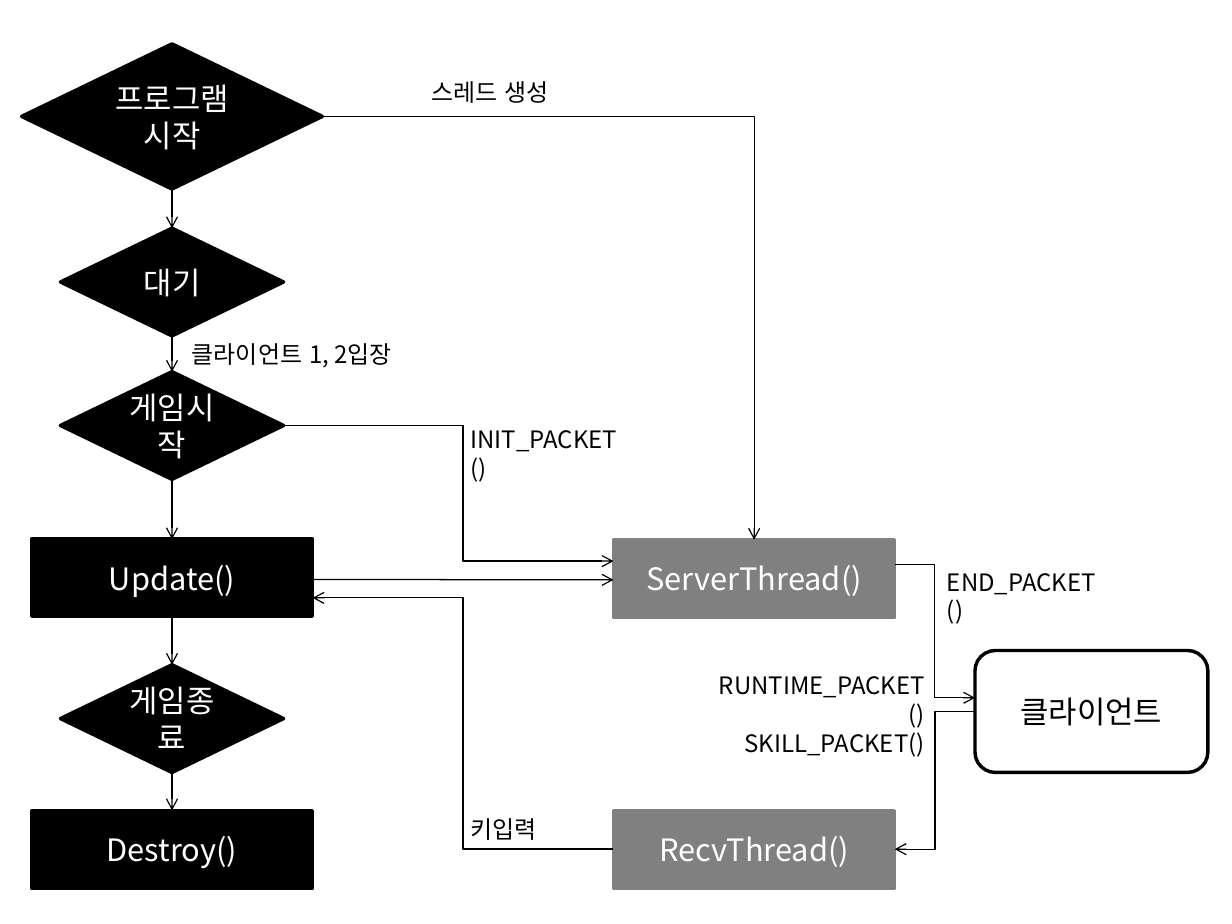
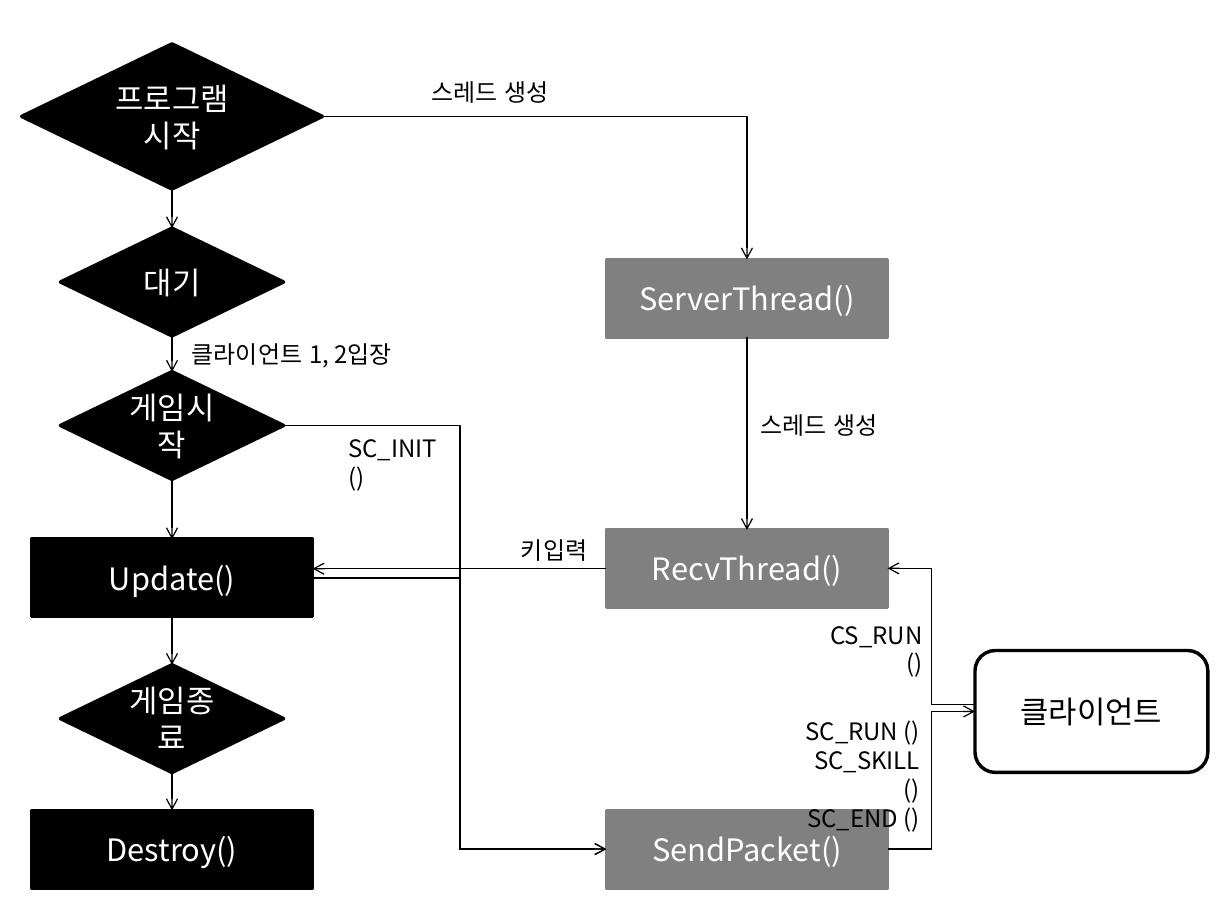
Before and after one commit to LeeWooSang/NGP_TeamProject, a slide deck: slide 2 of 설계도.pptx. Drawn at 1232x924 pixels with LibreOffice and Linux fonts; fonts in the diff are those of the drawing. Boxes give left, top, right and bottom in pixels: in the first picture for what was removed or moved away, otherwise in the second. Text is boxed around its words. In the diff, an @@ line names an element or a change of style, - is before the commit and + after.

```diff
--- a/설계도.pptx
+++ b/설계도.pptx
@@ elbow arrow moved from (323, 117) - (754, 540) to (323, 117) - (747, 260) @@
@@ rectangle "ServerThread()": place and size @@
-rectangle "ServerThread()" at bbox=[614, 540, 894, 617]
+rectangle "ServerThread()" at bbox=[606, 260, 887, 338]
@@ arrow added from (747, 338) to (747, 530), #000000 0.75 pt @@
@@ text added at bbox=[761, 414, 878, 436], 14 pt, text #000000 @@
+스레드 생성
@@ elbow arrow moved from (283, 425) - (614, 561) to (283, 425) - (606, 849) @@
@@ text at bbox=[348, 439, 437, 461]: text changed @@
-INIT_PACKET()
+SC_INIT ()
@@ text "키입력": place and size @@
-text "키입력" at bbox=[470, 818, 536, 840]
+text "키입력" at bbox=[521, 539, 587, 561]
@@ rectangle added at bbox=[606, 530, 887, 607], fill #808080, outline #808080 2 pt, 18 pt, text #FFFFFF @@
+RecvThread()
@@ arrow moved from (313, 579) - (614, 580) to (606, 569) - (313, 569) @@
@@ elbow arrow moved from (894, 565) - (975, 697) to (975, 705) - (887, 568) @@
@@ elbow arrow moved from (614, 849) - (313, 598) to (313, 578) - (606, 849) @@
@@ text removed at bbox=[947, 573, 1096, 595] @@
-END_PACKET()
@@ text added at bbox=[830, 626, 922, 648], 14 pt, text #000000 @@
+CS_RUN ()
@@ text removed at bbox=[719, 676, 925, 757] @@
-RUNTIME_PACKET()
-SKILL_PACKET()
@@ elbow arrow moved from (975, 712) - (894, 849) to (887, 849) - (975, 712) @@
@@ text added at bbox=[805, 722, 920, 833], 14 pt, text #000000 @@
+SC_RUN ()
+SC_SKILL ()
+SC_END ()
@@ rectangle "SendPacket()": place and size @@
-rectangle "SendPacket()" at bbox=[614, 811, 894, 888]
+rectangle "SendPacket()" at bbox=[606, 811, 887, 888]
@@ text in rectangle at bbox=[652, 830, 842, 867]: text changed @@
-RecvThread()
+SendPacket()
```
Also in this commit, not shown: 1 other slide changed.
